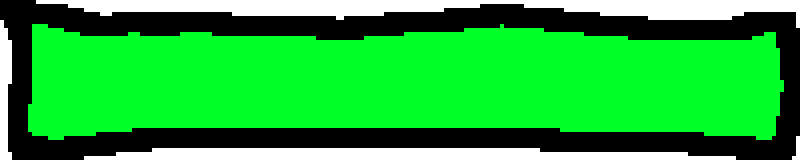
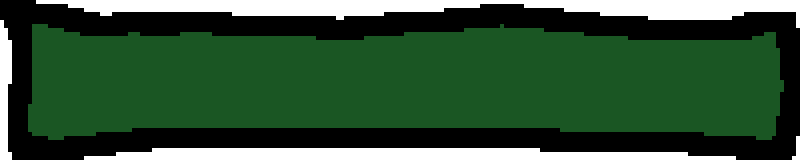
The second 800px x 160px image is a revision of the first. Changes to its layers:
painted on "Layer" over [28, 24, 784, 140]
